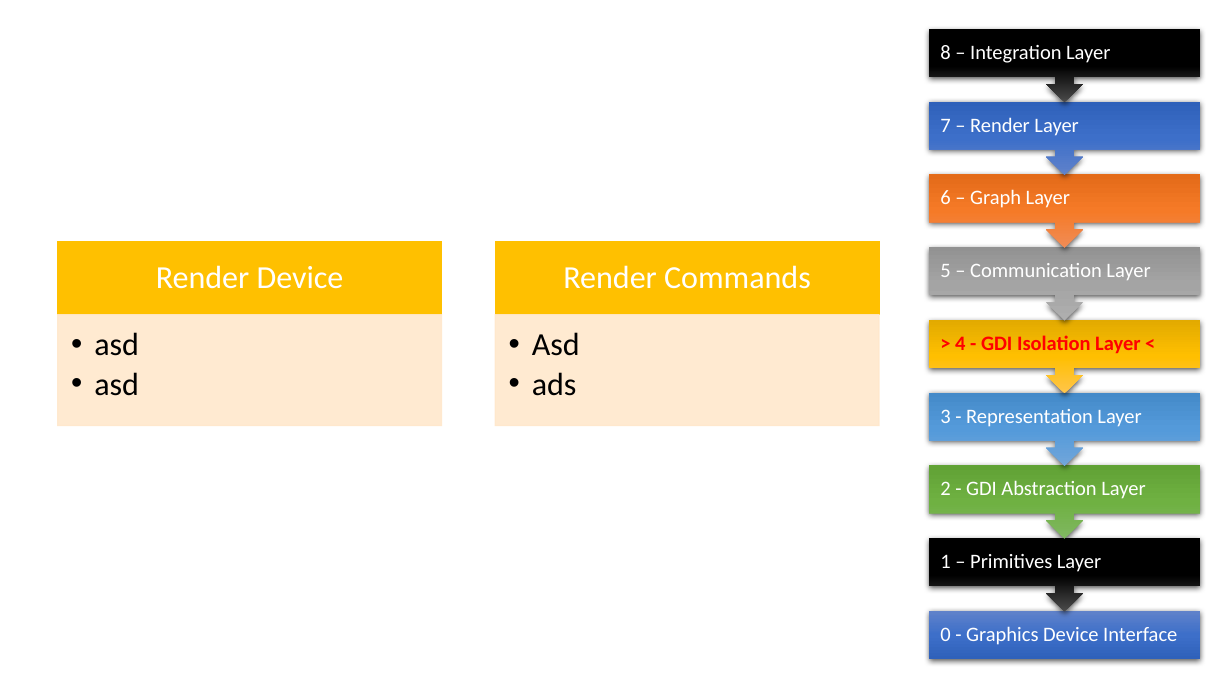
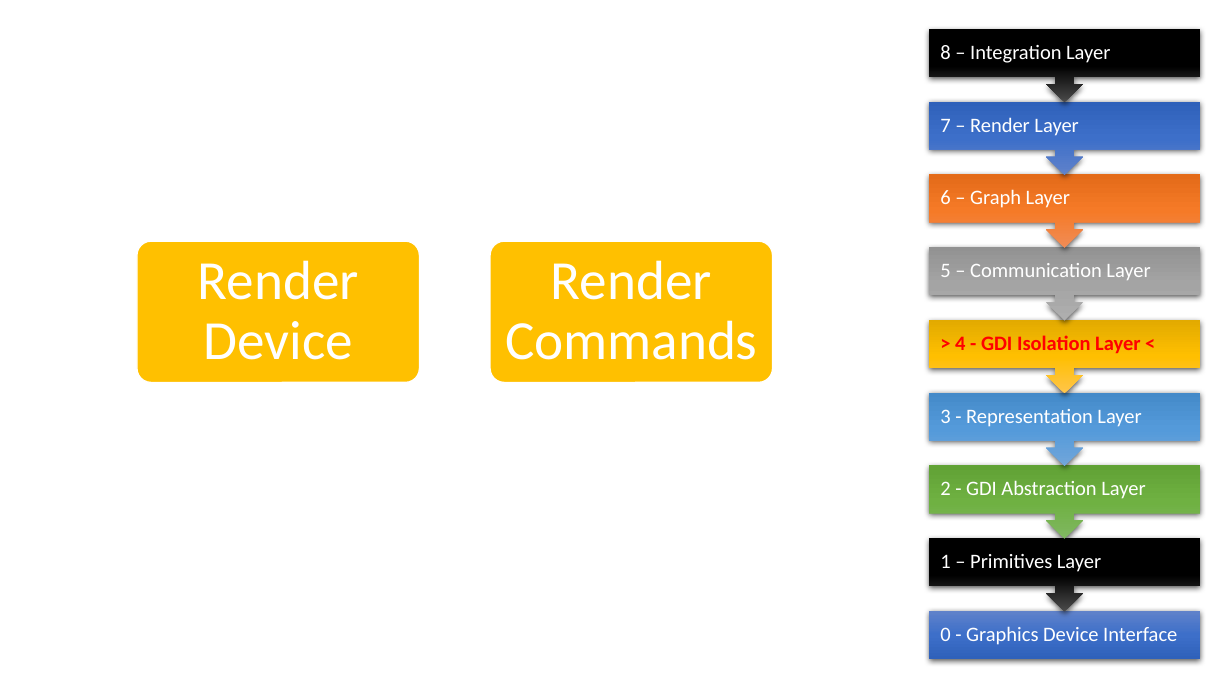
Before and after one commit to pawel-kaleta/FoolsEngine, a slide deck: slide 6 of Documentation/Rendering Architecture.pptx. Drawn at 1232x693 pixels with LibreOffice and Linux fonts; fonts in the diff are those of the drawing. Boxes give left, top, right and bottom in pixels: in the first picture for what was removed or moved away, otherwise in the second. Text is boxed around its words. In the diff, an @@ line names an element or a change of style, - is before the commit and + after.

```diff
--- a/Documentation/Rendering Architecture.pptx
+++ b/Documentation/Rendering Architecture.pptx
@@ rounded rectangle added at bbox=[137, 241, 420, 383], fill #FFC000, outline #FFFFFF 1 pt @@
@@ text "Render Device": place and size @@
-text "Render Device" at bbox=[156, 265, 344, 289]
+text "Render Device" at bbox=[198, 260, 359, 360]
@@ text "Render Device" at bbox=[198, 260, 359, 360]: size 25 to 43 pt; more space between paragraphs @@
@@ rounded rectangle added at bbox=[490, 241, 773, 383], fill #FFC000, outline #FFFFFF 1 pt @@
@@ text "Render Commands" at bbox=[505, 260, 758, 360]: size 25 to 43 pt; more space between paragraphs @@
@@ group removed at bbox=[57, 242, 879, 426]: 4 rectangles, 2 texts @@
-  • asd
-  • asd
-  • Asd
-  • ads
```
Also in this commit, not shown: 6 other slides changed, 13 other files.
